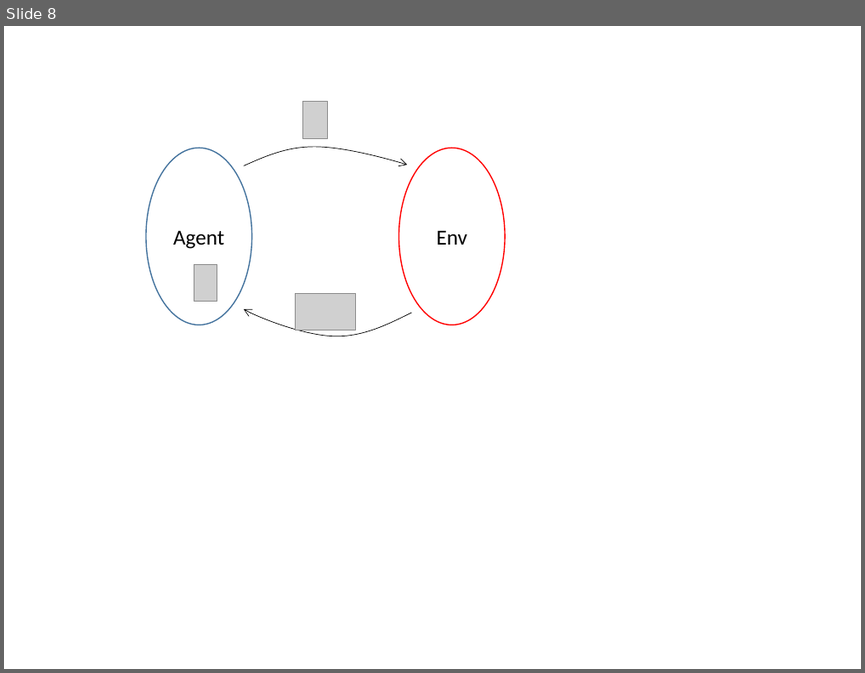
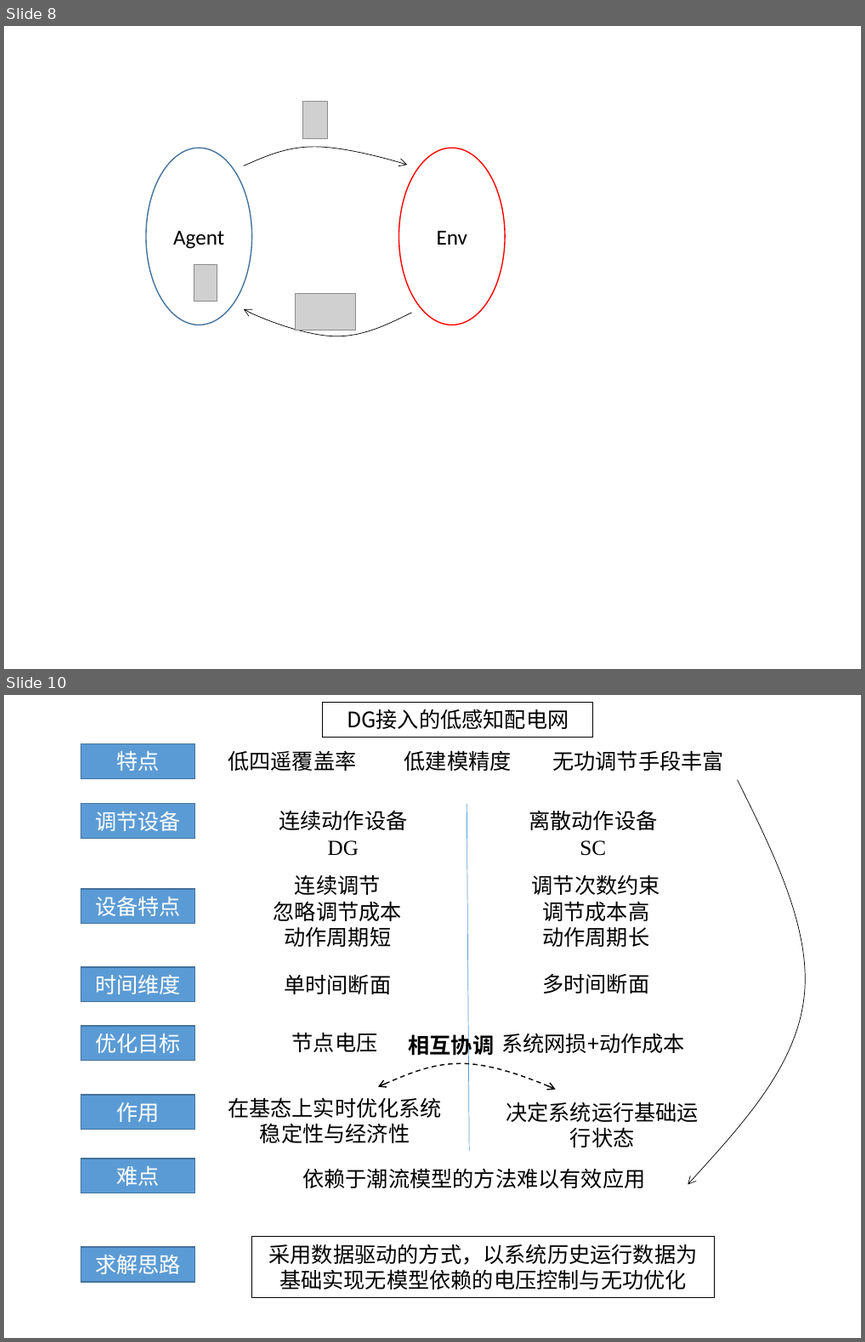
Before and after one commit to zyj0704033/graduate, a slide deck: figures/演示文稿1.pptx. Shown one above the other, each under a label of ours: slide 8 before the commit, slides 8 and 10 after it; the slides between them are not shown. The pictures are 865x673 and 865x1342 pixels, drawn with LibreOffice and Linux fonts; fonts in the diff are those of the drawing; grey boxes stand for pictures. Boxes give left, top, right and bottom in pixels: in the first picture for what was removed or moved away, otherwise in the second. Text is boxed around its words. In the diff, an @@ line names an element or a change of style, - is before the commit and + after.

```diff
--- a/figures/演示文稿1.pptx
+++ b/figures/演示文稿1.pptx
@@ slide 10 added at <box>4,695,861,1338</box>, background #FFFFFF @@
@@ group added at <box>81,703,823,1298</box>: 15 texts, 10 rectangles, 2 freeform shapes, 1 line @@
+DG接入的低感知配电网
+特点
+低四遥覆盖率
+低建模精度
+无功调节手段丰富
+调节设备
+连续动作设备
+DG
+离散动作设备
+SC
+设备特点
+连续调节
+忽略调节成本
+动作周期短
+调节次数约束
+调节成本高
+动作周期长
+优化目标
+节点电压
+系统网损+动作成本
+时间维度
+单时间断面
+多时间断面
+作用
+决定系统运行基础运行状态
+在基态上实时优化系统稳定性与经济性
+难点
+依赖于潮流模型的方法难以有效应用
+求解思路
+相互协调
+采用数据驱动的方式，以系统历史运行数据为基础实现无模型依赖的电压控制与无功优化
```
Also in this commit, not shown: 1 slide changed, 1 slide removed, 2 other files.
